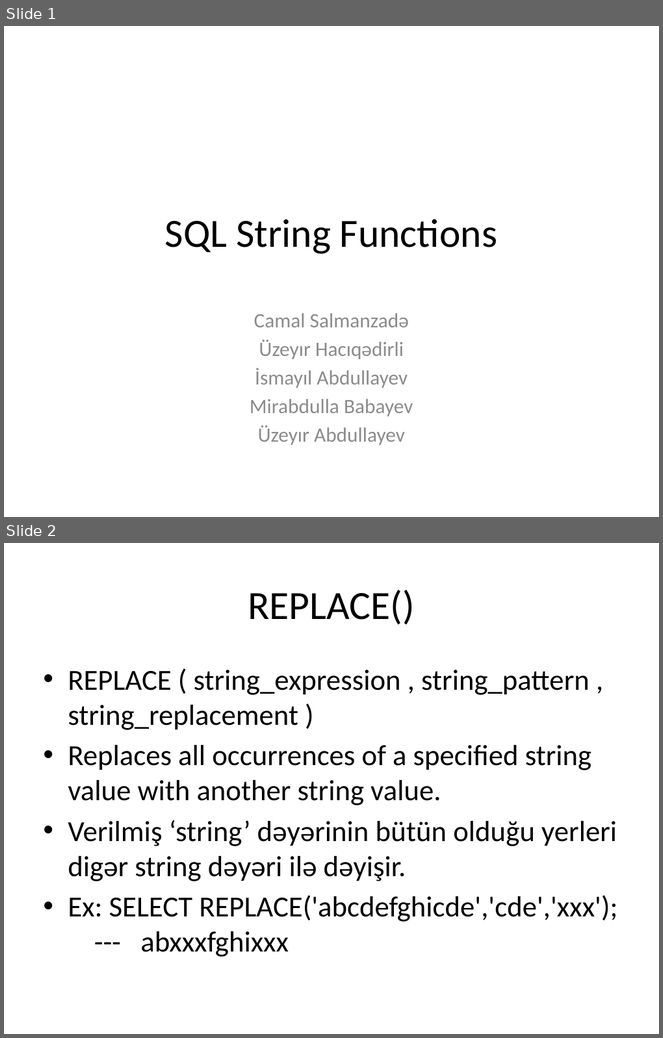
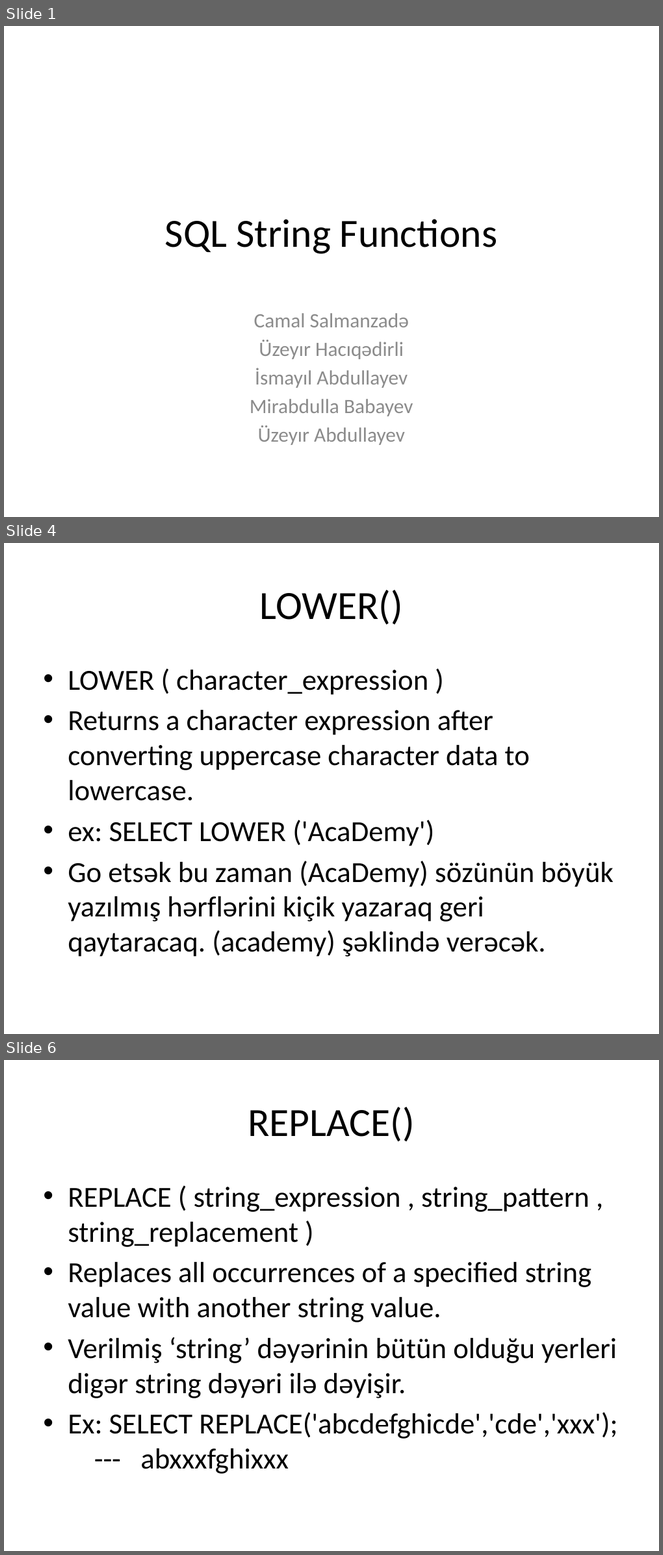
Before and after one commit to s-jamal/P202-25.04.2017, a slide deck: sql string functions.pptx. Shown one above the other, each under a label of ours: slides 1 and 2 before the commit, slides 1, 4 and 6 after it; the slides between them are not shown. The pictures are 663x1038 and 663x1555 pixels, drawn with LibreOffice and Linux fonts; fonts in the diff are those of the drawing. Boxes give left, top, right and bottom in pixels: in the first picture for what was removed or moved away, otherwise in the second. Text is boxed around its words. In the diff, an @@ line names an element or a change of style, - is before the commit and + after.

```diff
--- a/sql string functions.pptx
+++ b/sql string functions.pptx
@@ slide 4 added at [4, 543, 659, 1034], background #FFFFFF @@
@@ title added at [260, 590, 403, 625], 44 pt, text #000000 @@
+LOWER()
@@ text added at [68, 670, 614, 957], 32 pt, text #000000 @@
+• LOWER ( character_expression )
+• Returns a character expression after converting uppercase character data to lowercase.
+• ex: SELECT LOWER ('AcaDemy')
+• Go etsək bu zaman (AcaDemy) sözünün böyük yazılmış hərflərini kiçik yazaraq geri qaytaracaq. (academy) şəklində verəcək.
@@ what was slide 2 is now slide 6 @@
```
Also in this commit, not shown: 1 slide changed, 3 other slides added.
